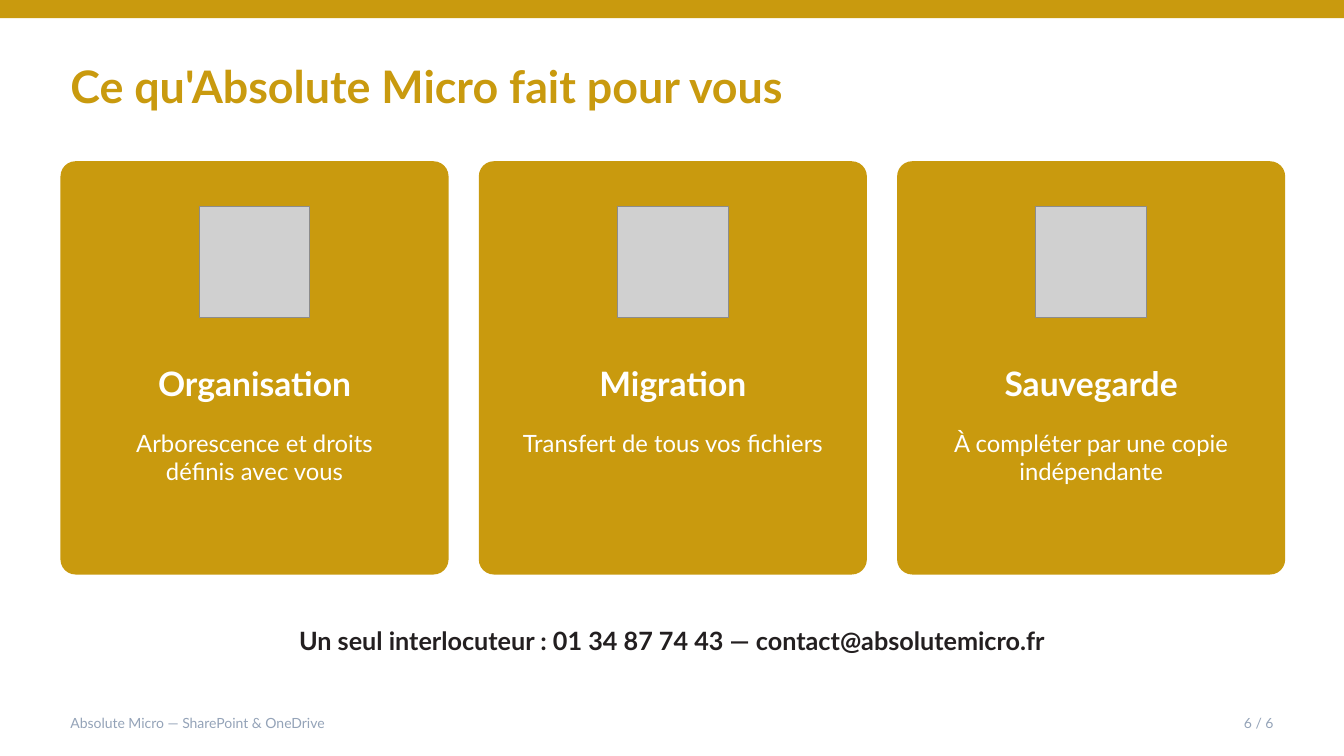
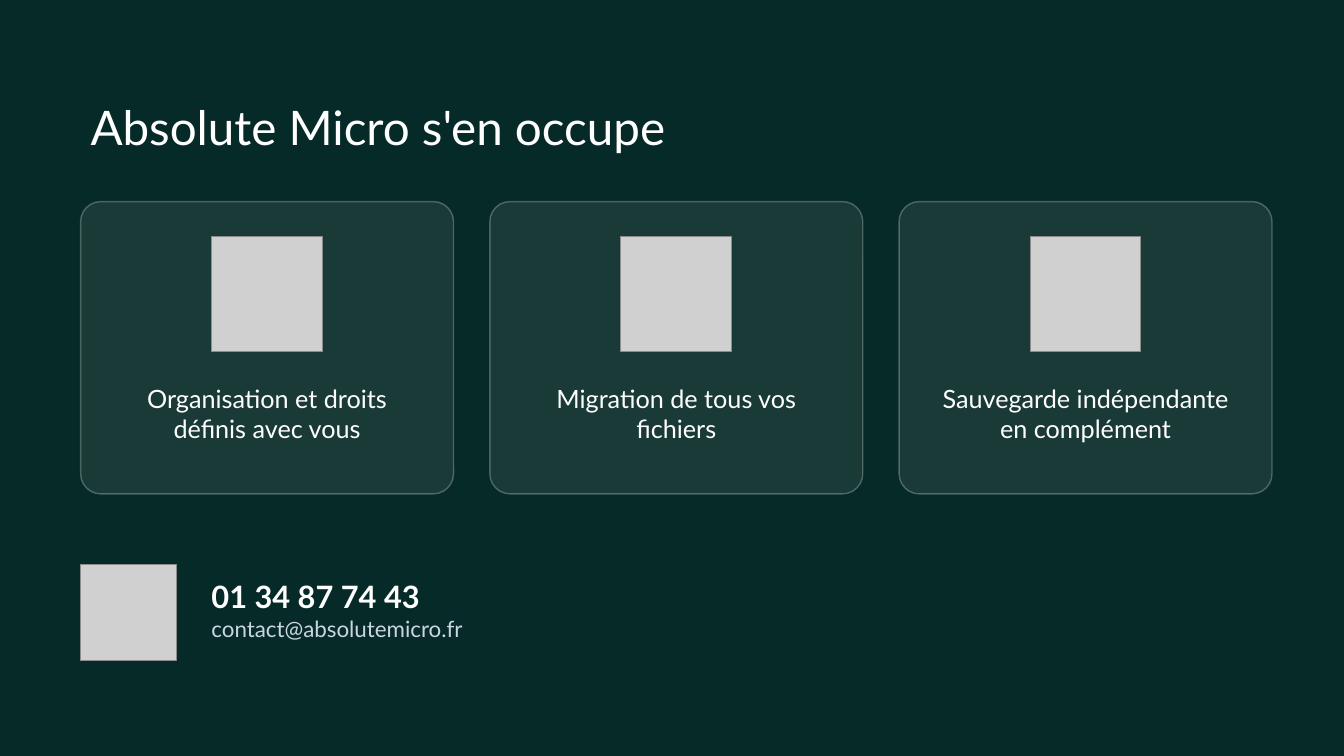
Before and after one commit to brunoflorin/absolute-devices, a slide deck: slide 7 of frontend/public/diaporamas/sharepoint.pptx. Drawn at 1344x756 pixels with LibreOffice and Linux fonts; fonts in the diff are those of the drawing; grey boxes stand for pictures; background and template pictures are left out. Boxes give left, top, right and bottom in pixels: in the first picture for what was removed or moved away, otherwise in the second. Text is boxed around its words. In the diff, an @@ line names an element or a change of style, - is before the commit and + after.

```diff
--- a/frontend/public/diaporamas/sharepoint.pptx
+++ b/frontend/public/diaporamas/sharepoint.pptx
@@ background #FFFFFF to picture (left out) @@
@@ rectangle removed at bbox=[0, 0, 1344, 18] @@
@@ text at bbox=[91, 110, 665, 153]: text changed; size 32 to 34 pt; text colour #C99A0E to #FFFFFF; bold off @@
-Ce qu'Absolute Micro fait pour vous
+Absolute Micro s'en occupe
@@ rounded rectangle: place and size @@
-rounded rectangle at bbox=[60, 161, 449, 575]
+rounded rectangle at bbox=[81, 202, 454, 494]
@@ rounded rectangle: place and size @@
-rounded rectangle at bbox=[479, 161, 867, 575]
+rounded rectangle at bbox=[490, 202, 863, 494]
@@ fill #C99A0E to #FFFFFF at 8% opacity; outline none to #FFFFFF 1 pt; proportions changed in 3 elements at bbox=[81, 202, 454, 494], bbox=[490, 202, 863, 494], bbox=[899, 202, 1272, 494] @@
@@ rounded rectangle: place and size @@
-rounded rectangle at bbox=[897, 161, 1286, 575]
+rounded rectangle at bbox=[899, 202, 1272, 494]
@@ picture: place and size @@
-picture at bbox=[200, 207, 311, 318]
+picture at bbox=[212, 237, 323, 352]
@@ picture: place and size @@
-picture at bbox=[617, 207, 728, 318]
+picture at bbox=[621, 237, 732, 352]
@@ picture: place and size @@
-picture at bbox=[1036, 207, 1147, 318]
+picture at bbox=[1030, 237, 1141, 352]
@@ text at bbox=[147, 389, 387, 439]: text changed; size 17 to 18 pt @@
-Arborescence et droits définis avec vous
+Organisation et droits définis avec vous
@@ text removed at bbox=[158, 371, 351, 402] @@
-Organisation
@@ text at bbox=[556, 389, 796, 439]: text changed; size 17 to 18 pt @@
-Transfert de tous vos fichiers
+Migration de tous vos fichiers
@@ text removed at bbox=[599, 371, 746, 402] @@
-Migration
@@ text "Sauvegarde indépendante en complément" at bbox=[943, 389, 1229, 442]: vertical alignment middle to top @@
@@ text at bbox=[943, 389, 1229, 442]: text changed; size 24 to 18 pt; bold off @@
-Sauvegarde
+Sauvegarde indépendante en complément
@@ text removed at bbox=[954, 431, 1228, 484] @@
-À compléter par une copie indépendante
@@ picture added at bbox=[81, 565, 176, 660] @@
@@ text at bbox=[211, 585, 462, 640]: text changed; size 18 to 16 pt; text colour #231F20 to #CBD5E1; bold off @@
-Un seul interlocuteur : 01 34 87 74 43 — contact@absolutemicro.fr
+01 34 87 74 43
+contact@absolutemicro.fr
@@ text removed at bbox=[70, 718, 324, 728] @@
-Absolute Micro — SharePoint & OneDrive
@@ text removed at bbox=[1244, 718, 1273, 728] @@
-6 / 6
```
Also in this commit, not shown: 3 other slides changed, 3 slides added, 3 slides removed, 25 other files.
